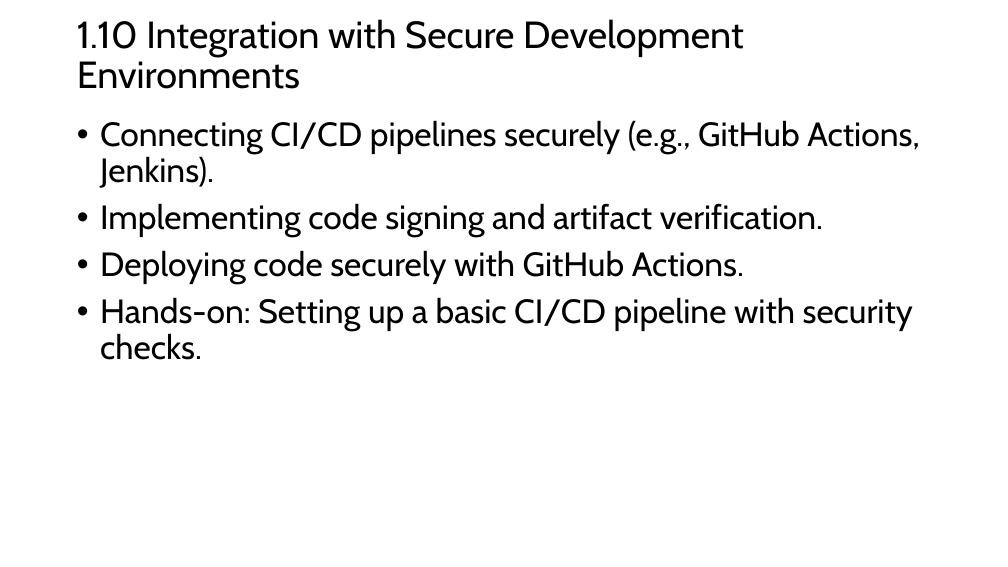
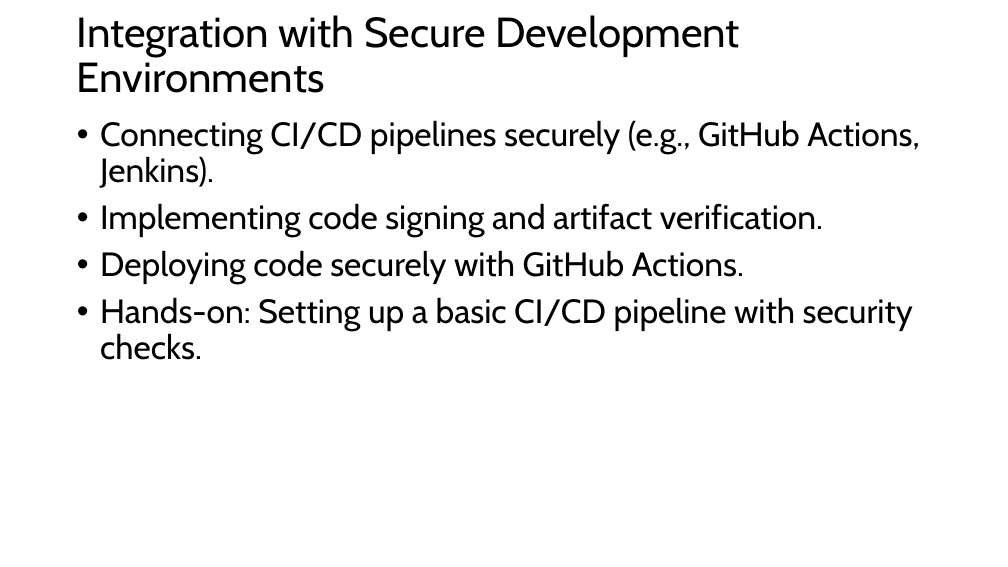
Before and after one commit to FSCJ-FacultyDev/SWC-Columbus-2025, a slide deck: slide 18 of Slides-Day1.pptx. Drawn at 1008x567 pixels with LibreOffice and Linux fonts; fonts in the diff are those of the drawing. Boxes give left, top, right and bottom in pixels: in the first picture for what was removed or moved away, otherwise in the second. Text is boxed around its words. In the diff, an @@ line names an element or a change of style, - is before the commit and + after.

Commit message:
2/26

```diff
--- a/Slides-Day1.pptx
+++ b/Slides-Day1.pptx
@@ title at (77,15,740,93): text changed; size 36 to 40 pt @@
-1.10 Integration with Secure Development Environments
+Integration with Secure Development Environments
```
Also in this commit, not shown: 12 other slides changed, 9 slides added.
